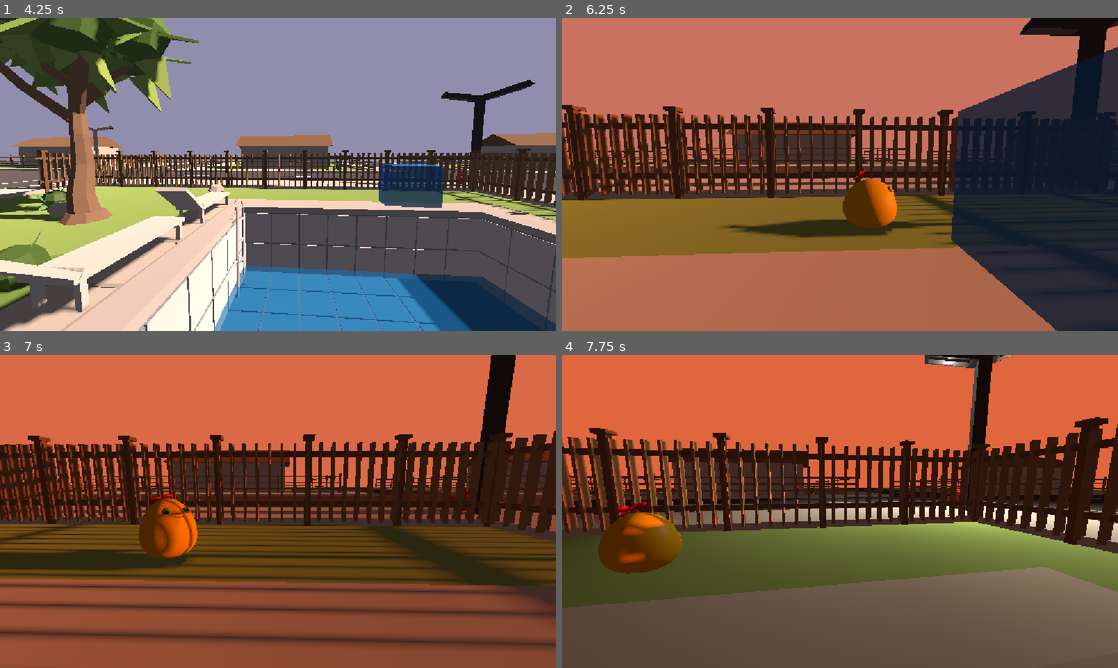
Above: before the commit, frames 1-4 (two rows, left to right).
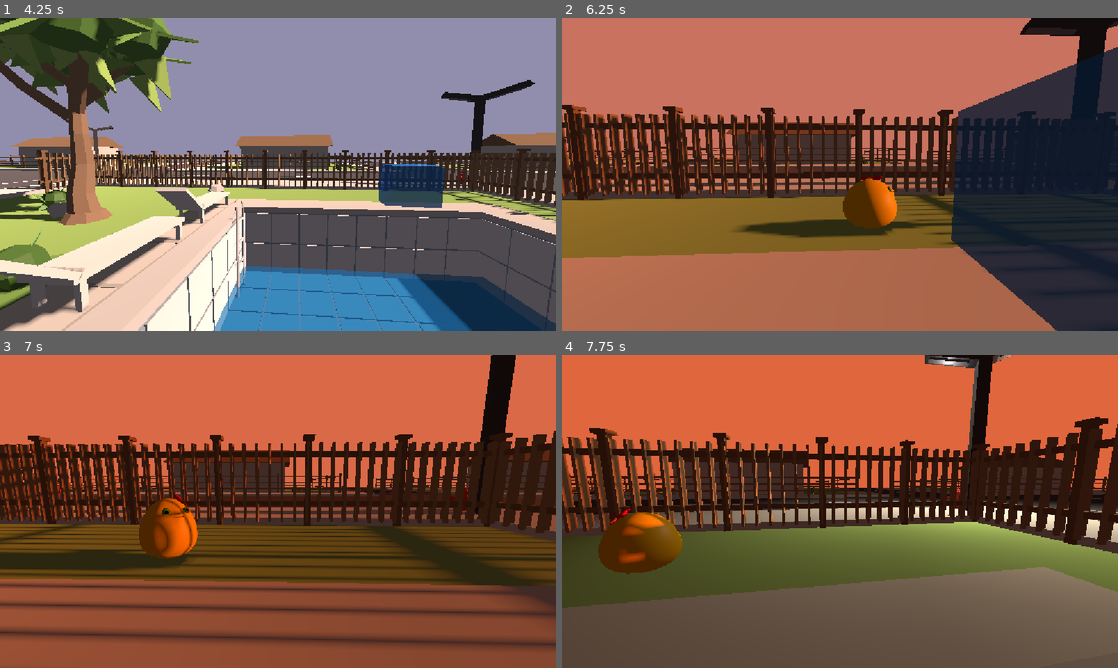
Above: after the commit, the same moments.

Repository: mife-user/drop
Game: Godot game, scene res://scenes/main.tscn
The game is run twice, just before and just after one commit, with the same random seed, the same clock (stepped at 60 frames per second) and the same inputs.
Inputs (mouse positions are in pixels of both pictures, inside the frame that each line leads up to):
- Up to frame 1 (4.25 s): tap Enter at 0.5 s; move the mouse to (272, 180) at 0.52 s; hold W (move_forward) 0.53-2.78 s; click (272, 180) at 0.6 s; tap Space (jump) at 0.77, 1.52, 2.75, 3.02, 3.77 s; move the mouse to (316, 177) at 1.27 s; tap M at 1.35, 2.85 s; move the mouse to (233, 171) at 2.02 s; click (233, 171) at 2.1 s; move the mouse to (283, 174) at 2.77 s; hold A (move_left) 2.78-3.53 s; click (283, 174) at 2.92 s; move the mouse to (255, 168) at 3.52 s; hold W (move_forward) from 3.53 s (still down); click (255, 168) at 3.6 s
- Up to frame 2 (6.25 s): move the mouse to (867, 174) at 4.27 s; tap M at 4.35, 5.85 s; tap Space (jump) at 4.52, 6.02 s; move the mouse to (812, 174) at 5.02 s; click (812, 174) at 5.1 s; move the mouse to (851, 168) at 5.77 s; release W (move_forward) at 5.78 s; hold D (move_right) from 5.78 s (still down)
- Up to frame 3 (7 s): move the mouse to (272, 517) at 6.52 s; release D (move_right) at 6.53 s; hold W (move_forward) from 6.53 s (still down); click (272, 517) at 6.6 s; tap Space (jump) at 6.77 s
- Up to frame 4 (7.75 s): keep holding W (move_forward); move the mouse to (878, 514) at 7.27 s; tap M at 7.35 s; click (878, 514) at 7.42 s; tap Space (jump) at 7.52 s

Frame 1 is identical in both runs. In frame 2, 0.1% of the frame differs, in the area x 28-58%, y 48-68%; in frame 3, less than 0.1%; in frame 4, 0.1%.

Commit message:
feat:更新碗的模型，修复奶蛋的蝴蝶结BUG

Diff:
--- a/scenes/main.tscn
+++ b/scenes/main.tscn
@@ -9,6 +9,7 @@
 [ext_resource type="PackedScene" uid="uid://cpfxu2ij0px5q" path="res://resources/水枪.glb" id="7_tipki"]
 [ext_resource type="PackedScene" uid="uid://dm6o34u6waxn3" path="res://resources/人物.glb" id="8_85g3d"]
 [ext_resource type="Script" uid="uid://ch1yv60c11i5s" path="res://scripts/milkegg_encounter.gd" id="9_encounter"]
+[ext_resource type="PackedScene" uid="uid://ltjma8yc4edk" path="res://scenes/木碗.tscn" id="10_0ld40"]
 [ext_resource type="Script" uid="uid://discn4sa6uiva" path="res://scripts/player.gd" id="10_player"]
 [ext_resource type="Script" uid="uid://bfb61dybj85il" path="res://scripts/day_night.gd" id="11_daynight"]
 [ext_resource type="PackedScene" uid="uid://lfxle76y58ea" path="res://scenes/路灯.tscn" id="13_trceg"]
@@ -17,7 +18,6 @@
 [ext_resource type="Script" uid="uid://o1wogbkcri5i" path="res://scripts/水块容器.gd" id="16_field"]
 [ext_resource type="PackedScene" uid="uid://dgnn5wh35jn7q" path="res://scenes/吸水区.tscn" id="17_sink"]
 [ext_resource type="PackedScene" uid="uid://dx63t2g53j0da" path="res://resources/盆栽花.glb" id="18_0ld40"]
-[ext_resource type="PackedScene" uid="uid://bfd7jevqukstk" path="res://resources/木碗.glb" id="21_yc10j"]
 [ext_resource type="PackedScene" uid="uid://dq3n8vb2wk7ha" path="res://scenes/时钟.tscn" id="22_clock"]
 
 [sub_resource type="BoxShape3D" id="BoxShape3D_pool_exclusion"]
@@ -160,14 +160,14 @@
 [node name="盆栽花" parent="场景" unique_id=1047683945 instance=ExtResource("18_0ld40")]
 transform = Transform3D(1, 0, 0, 0, 1, 0, 0, 0, 1, -2.6660633, 1.1444919, -7.7918906)
 
-[node name="木碗" parent="场景" unique_id=1846252498 instance=ExtResource("21_yc10j")]
-transform = Transform3D(1, 0, 0, 0, 1, 0, 0, 0, 1, 0.45583153, -1.0672808e-06, -9.015736)
-
-[node name="OmniLight3D" type="OmniLight3D" parent="场景/木碗" unique_id=1405636707]
-omni_range = 0.438
-omni_attenuation = 1.255
-
 [node name="WorldCollision" parent="场景" unique_id=1133961331 instance=ExtResource("3_collision")]
+
+[node name="木碗" parent="场景" unique_id=1846252498 instance=ExtResource("10_0ld40")]
+transform = Transform3D(3.965, 0, 0, 0, 3.965, 0, 0, 0, 3.965, 0, 0, -9.021)
+
+[node name="OmniLight3D" type="OmniLight3D" parent="场景/木碗" unique_id=667751734]
+omni_range = 0.658
+omni_attenuation = 2.985
 
 [node name="奶神" type="Node3D" parent="." unique_id=1045838224 node_paths=PackedStringArray("camera", "pool_exclusion")]
 script = ExtResource("9_encounter")
--- a/scenes/milkegg.tscn
+++ b/scenes/milkegg.tscn
@@ -9,7 +9,6 @@
 height = 0.66
 
 [node name="奶蛋" type="CharacterBody3D" unique_id=2008178465]
-visible = false
 script = ExtResource("1_script")
 
 [node name="CollisionShape3D" type="CollisionShape3D" parent="." unique_id=1947453300]
@@ -21,5 +20,5 @@
 
 [node name="模型" parent="Visual" unique_id=251219718 instance=ExtResource("2_model")]
 
-[node name="蝴蝶结" parent="." unique_id=1144891632 instance=ExtResource("3_ifsyj")]
+[node name="蝴蝶结" parent="Visual" unique_id=1144891632 instance=ExtResource("3_ifsyj")]
 transform = Transform3D(0.046795502, -0.0572517, 0.06732325, -0.013642909, 0.07058576, 0.06950916, -0.087315805, -0.04171201, 0.025220176, 0.118979394, 0.62480515, 0.06738803)
--- /dev/null
+++ b/scenes/木碗.tscn
@@ -0,0 +1,6 @@
+[gd_scene format=3 uid="uid://ltjma8yc4edk"]
+
+[ext_resource type="PackedScene" uid="uid://bfd7jevqukstk" path="res://resources/木碗.glb" id="1_4gcjj"]
+
+[node name="木碗" unique_id=1846252498 instance=ExtResource("1_4gcjj")]
+transform = Transform3D(5, 0, 0, 0, 5, 0, 0, 0, 5, 0, 0, 0)
